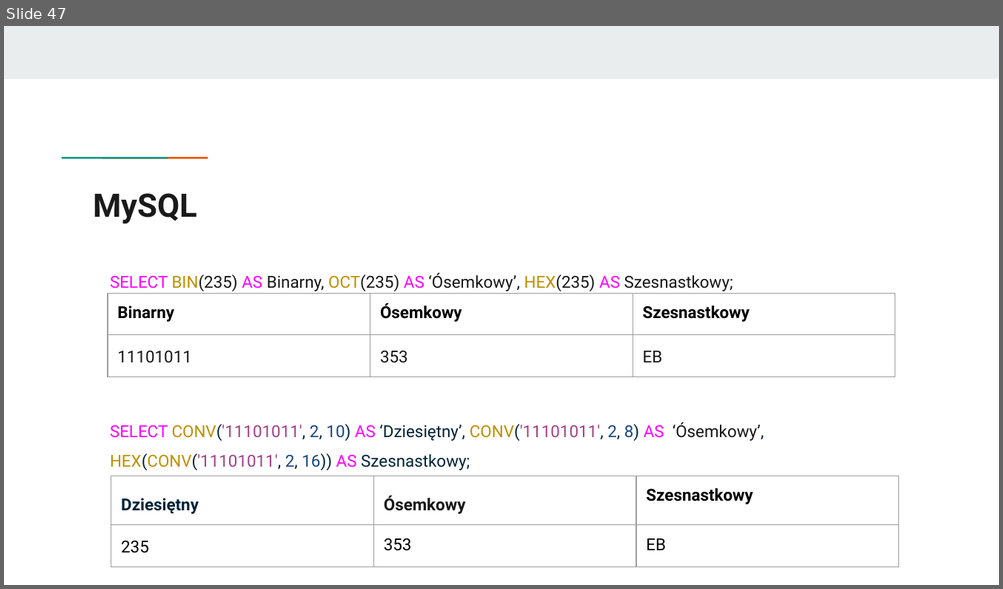
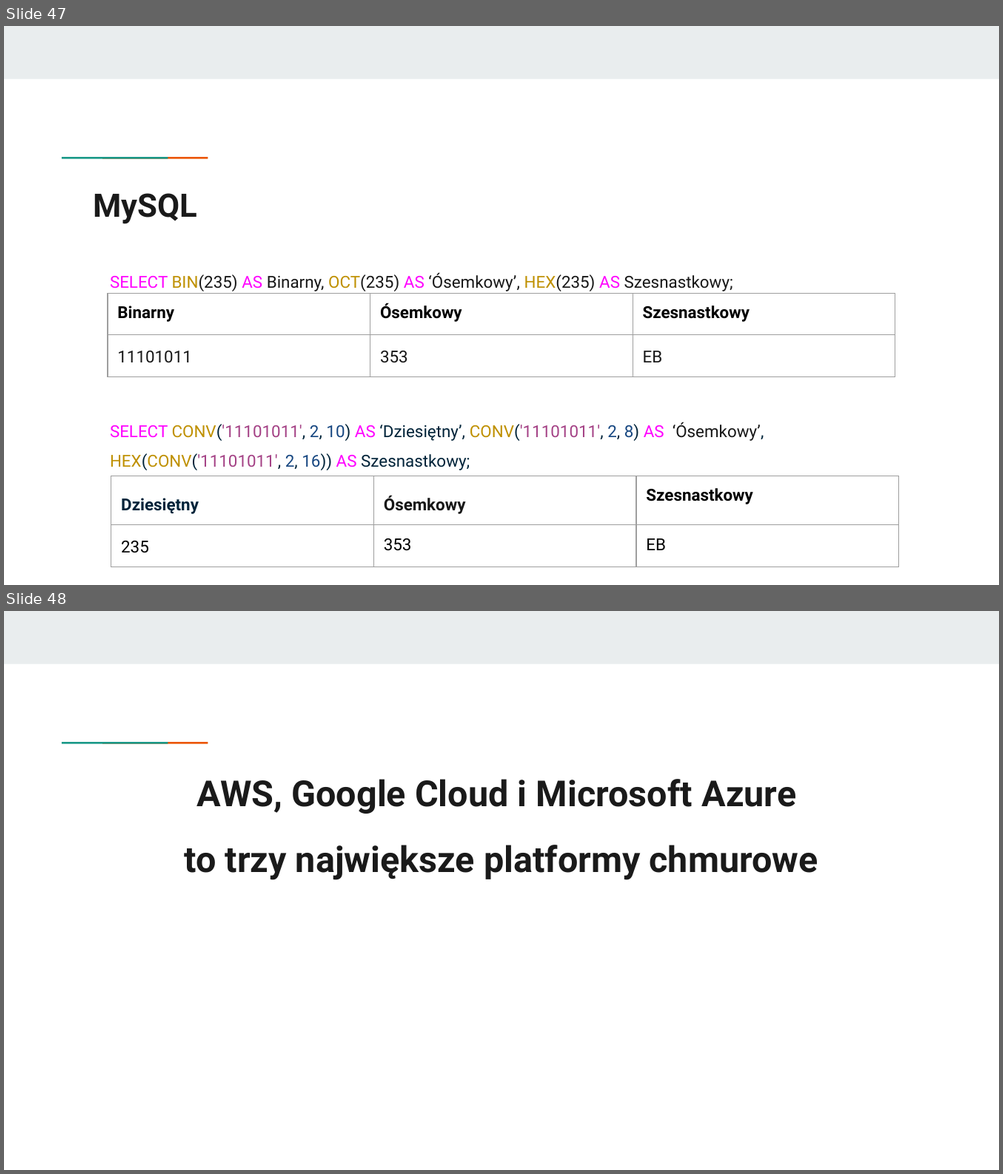
Before and after one commit to KasiaKasia/PRZEDMIOTY, a slide deck: ZASTOSOWANIE_INFORMATYKI/1A-gr_2/Zastosowanie informatyki - 1A gr. 2.pptx. Shown one above the other, each under a label of ours: slide 47 before the commit, slides 47 and 48 after it. The pictures are 1003x589 and 1003x1174 pixels, drawn with LibreOffice and Linux fonts; fonts in the diff are those of the drawing. Boxes give left, top, right and bottom in pixels: in the first picture for what was removed or moved away, otherwise in the second. Text is boxed around its words. In the diff, an @@ line names an element or a change of style, - is before the commit and + after.

```diff
--- a/ZASTOSOWANIE_INFORMATYKI/1A-gr_2/Zastosowanie informatyki - 1A gr. 2.pptx
+++ b/ZASTOSOWANIE_INFORMATYKI/1A-gr_2/Zastosowanie informatyki - 1A gr. 2.pptx
@@ slide 48 added at (4,611,999,1170), background #FFFFFF; not listed: 3 template elements that a slide beside it also shows @@
@@ title added at (184,779,818,880), 26 pt, text #1A1A1A, bold @@
+AWS, Google Cloud i Microsoft Azure
+to trzy największe platformy chmurowe
```
Also in this commit, not shown: 6 other slides added, 1 other file.
